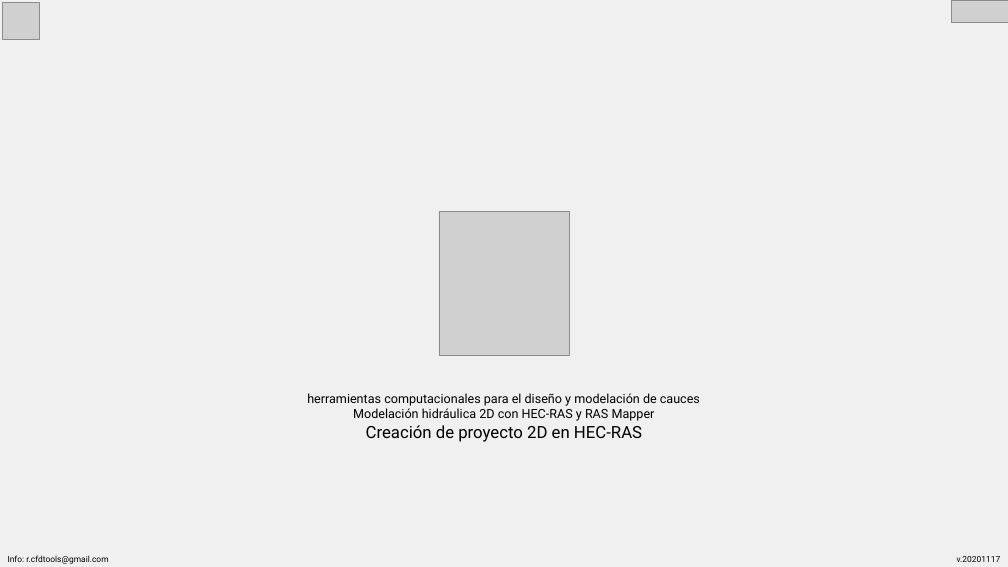
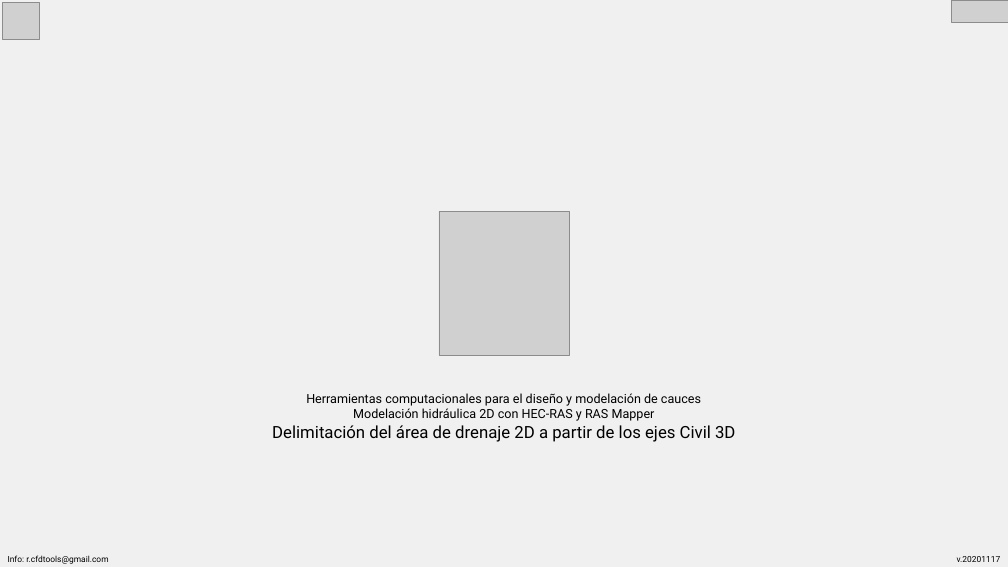
Before and after one commit to rcfdtools/R.HCMC, a slide deck: slide 1 of activity/M04A02/M04A02.pptx. Drawn at 1008x567 pixels with LibreOffice and Linux fonts; fonts in the diff are those of the drawing; grey boxes stand for pictures. Boxes give left, top, right and bottom in pixels: in the first picture for what was removed or moved away, otherwise in the second. Text is boxed around its words. In the diff, an @@ line names an element or a change of style, - is before the commit and + after.

```diff
--- a/activity/M04A02/M04A02.pptx
+++ b/activity/M04A02/M04A02.pptx
@@ text at (x1=306, y1=393, x2=701, y2=406): text changed @@
-herramientas computacionales para el diseño y modelación de cauces
+Herramientas computacionales para el diseño y modelación de cauces
@@ text at (x1=272, y1=425, x2=735, y2=442): text changed @@
-Creación de proyecto 2D en HEC-RAS
+Delimitación del área de drenaje 2D a partir de los ejes Civil 3D
```
Also in this commit, not shown: 17 slides added, 27 slides removed, 16 other files.
